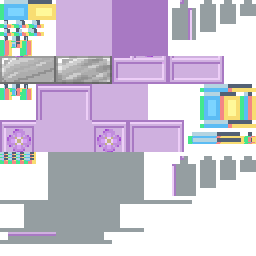
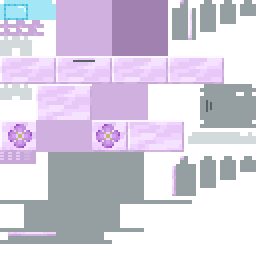
Before/after of a 256 × 256 layered artwork. What changed in the layer stack:
added layer "Background Merged" (1st of 2) above "Background Merged" over 90, 64, 154, 152
added layer "Background Merged" (2nd of 2) above "Background" over 2, 64, 66, 164
hid "Background" (2nd of 6) over 63, 69, 127, 152
hid "Background" (3rd of 6), moved it above "Paint Layer 5", painted on it over 0, 0, 64, 101
hid "Paint Layer 5", painted on it over 0, 0, 64, 164
hid "Background" (4th of 6) over 0, 0, 128, 124
hid "Paint Layer 3", opacity 100% → 88%, blend overlay → screen, painted on it over 0, 0, 256, 236
hid "Paint Layer 2", painted on it over 0, 0, 256, 236
showed "Paint Layer 4", blend overlay → color, moved it above "Copy of Background", painted on it over 0, 0, 256, 236
added layer "Copy of Background" (1st of 10) above "Copy of Background" over 168, 56, 232, 184
added layer "Copy of Background" (2nd of 10) above "Copy of Background" over 112, 56, 176, 184
added layer "Copy of Background" (4th of 10) above "Copy of Background" over 56, 0, 184, 184
added layer "Copy of Background" (5th of 10) above "Copy of Background" over 0, 56, 64, 164
added layer "Copy of Background" (6th of 10) above "Copy of Background" over 0, 0, 256, 236
added layer "Copy of Background" (7th of 10) above "Copy of Background" over 0, 0, 256, 236
added layer "Copy of Background" (8th of 10) above "Copy of Background" over 0, 0, 252, 184
added layer "Copy of Background" (9th of 10) above "Copy of Background" over 0, 56, 256, 236
added layer "Paint Layer 7" (screen) above "Paint Layer 10" over 0, 0, 256, 192
added layer "Paint Layer 10" (multiply) above "Paint Layer 8" over 64, 0, 256, 128
added layer "Paint Layer 8" above "Paint Layer 9" over 0, 0, 64, 164
added layer "Paint Layer 9" above "Paint Layer 1" over 0, 0, 64, 64
painted on "Paint Layer 1" over 0, 0, 256, 236
painted on "Background" (6th of 6) over 0, 0, 256, 236
…and 2 more changes (1 removed, 1 visibility)
